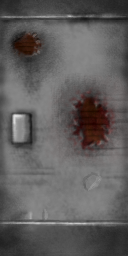
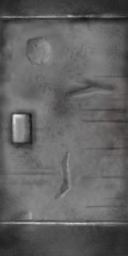
Before/after of a 128 x 256 layered artwork. What changed in the layer stack:
painted on "New Layer" over [0, 12, 128, 220]
